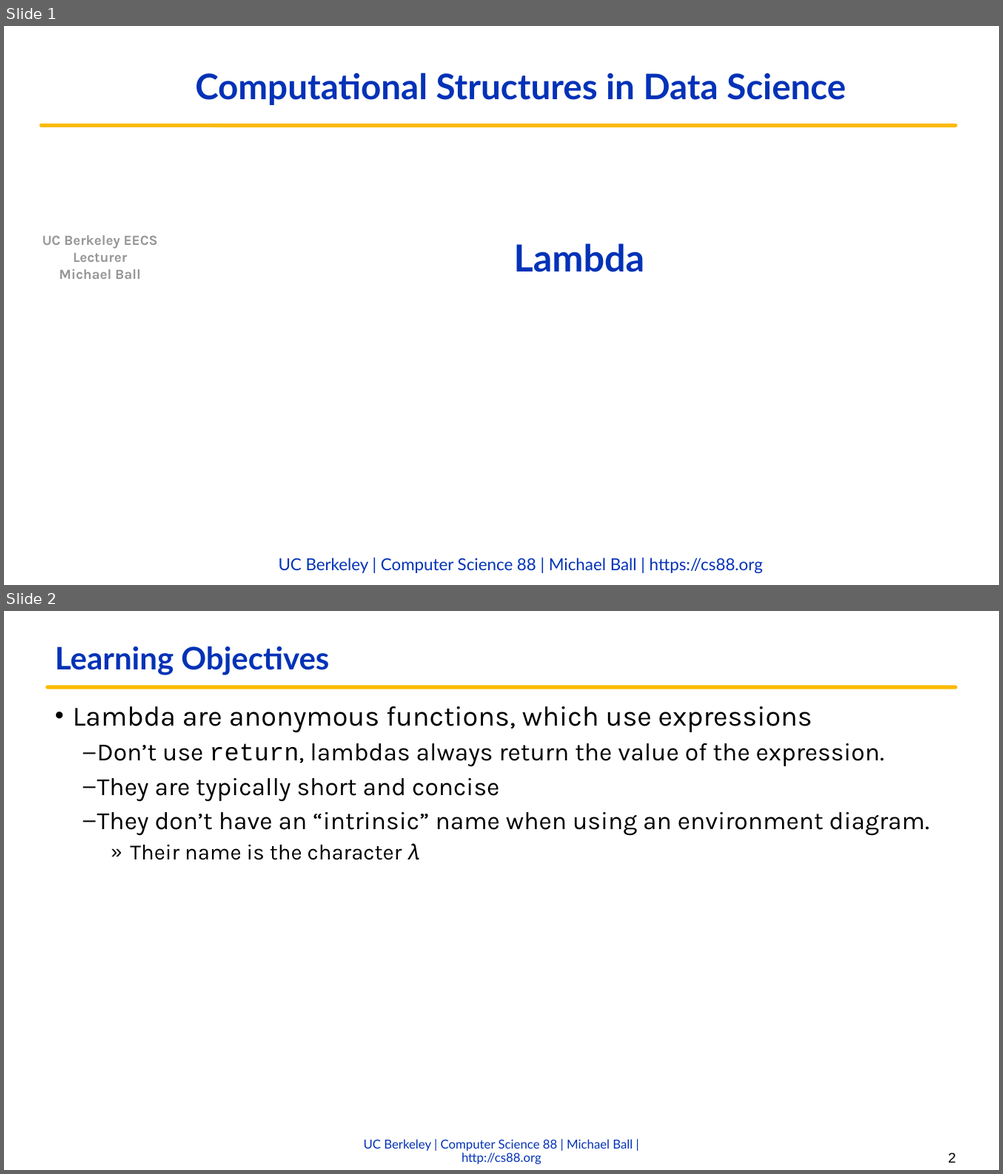
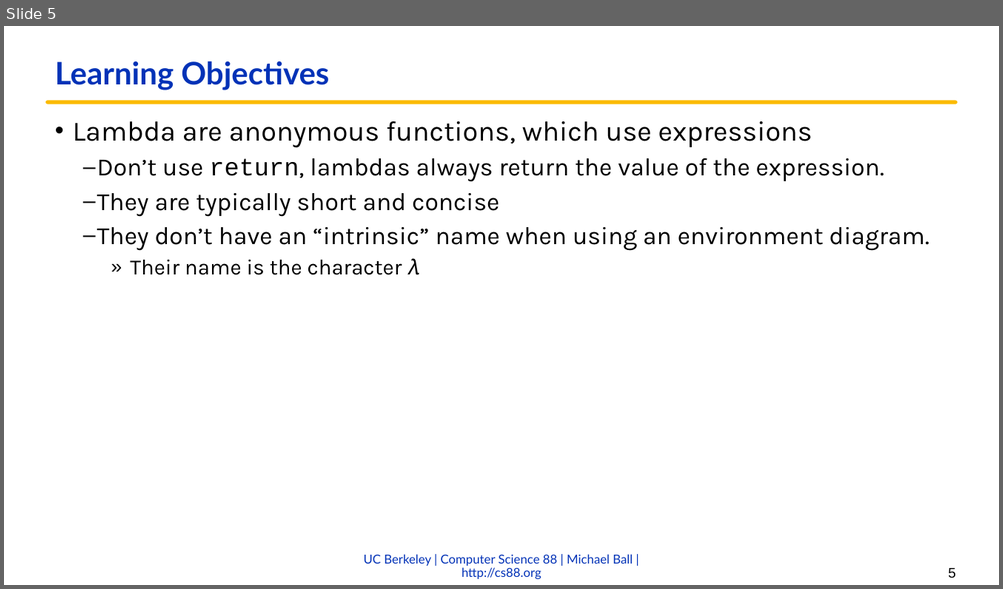
Before and after one commit to cs88-website/fa22, a slide deck: assets/slides/fa22/08-Lambda_Dictionaries.pptx. Shown one above the other, each under a label of ours: slides 1 and 2 before the commit, slide 5 after it. The pictures are 1003x1174 and 1003x589 pixels, drawn with LibreOffice and Linux fonts; fonts in the diff are those of the drawing; background and template pictures are left out. Boxes give left, top, right and bottom in pixels: in the first picture for what was removed or moved away, otherwise in the second. Text is boxed around its words. In the diff, an @@ line names an element or a change of style, - is before the commit and + after.

```diff
--- a/assets/slides/fa22/08-Lambda_Dictionaries.pptx
+++ b/assets/slides/fa22/08-Lambda_Dictionaries.pptx
@@ slide 1 removed at [4,26,999,585], background #FFFFFF @@
@@ text removed at [195,73,845,105] @@
-Computational Structures in Data Science
@@ line removed from (41, 125) to (956, 125) @@
@@ text removed at [42,235,158,279] @@
-UC Berkeley EECS
-Lecturer
-Michael Ball
@@ title removed at [514,244,645,272] @@
-Lambda
@@ text removed at [279,558,762,574] @@
-UC Berkeley | Computer Science 88 | Michael Ball | https://cs88.org
@@ what was slide 2 is now slide 5 @@
@@ page number at [948,568,956,579]: text changed @@
-2
+5
```
Also in this commit, not shown: 1 slide changed, 13 slides added, 3 other files.
